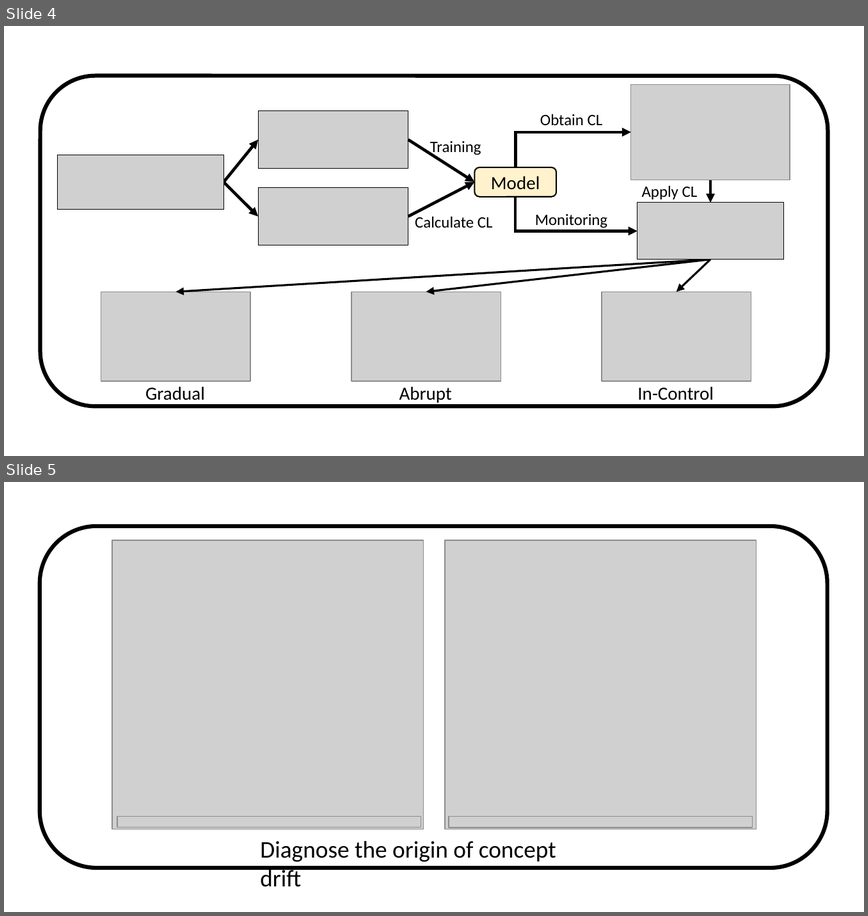
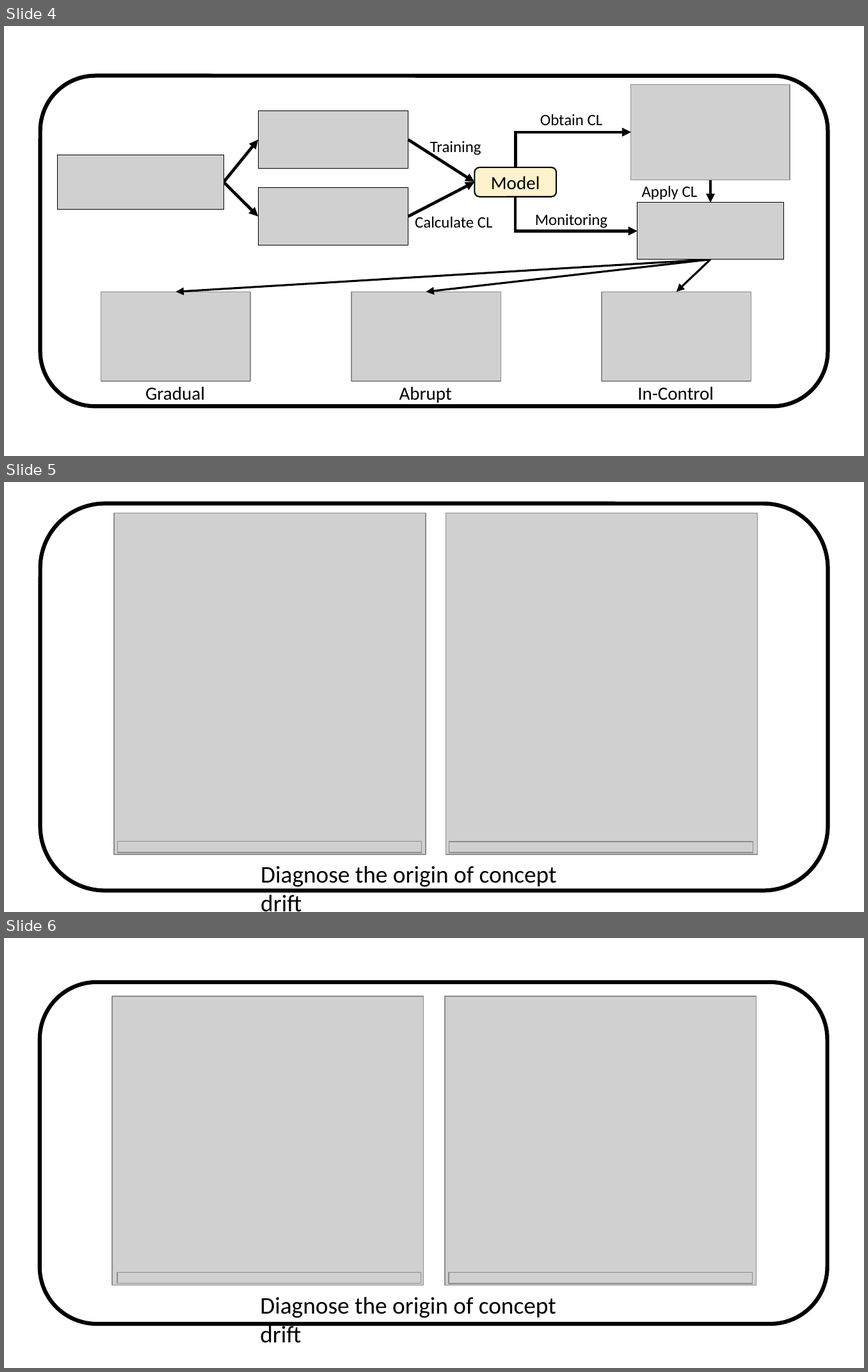
Before and after one commit to kgzhang0801/cd_paper, a slide deck: figures/v14/flow_chart/gen_fig_most_updated_1.pptx. Shown one above the other, each under a label of ours: slides 4 and 5 before the commit, slides 4, 5 and 6 after it. The pictures are 868x916 and 868x1372 pixels, drawn with LibreOffice and Linux fonts; fonts in the diff are those of the drawing; grey boxes stand for pictures. Boxes give left, top, right and bottom in pixels: in the first picture for what was removed or moved away, otherwise in the second. Text is boxed around its words. In the diff, an @@ line names an element or a change of style, - is before the commit and + after.

```diff
--- a/figures/v14/flow_chart/gen_fig_most_updated_1.pptx
+++ b/figures/v14/flow_chart/gen_fig_most_updated_1.pptx
@@ slide 5 added at <box>4,482,864,912</box>, background #FFFFFF @@
@@ group added at <box>40,504,828,912</box>: 4 pictures, 1 rounded rectangle, 1 text @@
+Diagnose the origin of concept drift
@@ what was slide 5 is now slide 6 @@
```
Also in this commit, not shown: 3 other files.
